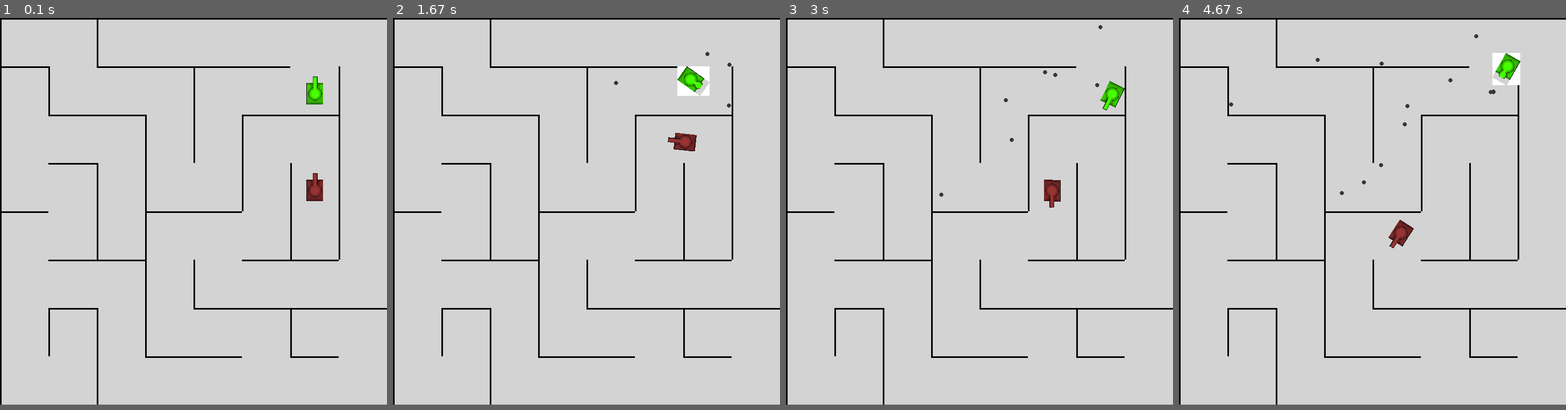
Above: before the commit, frames 1-4 (left to right).
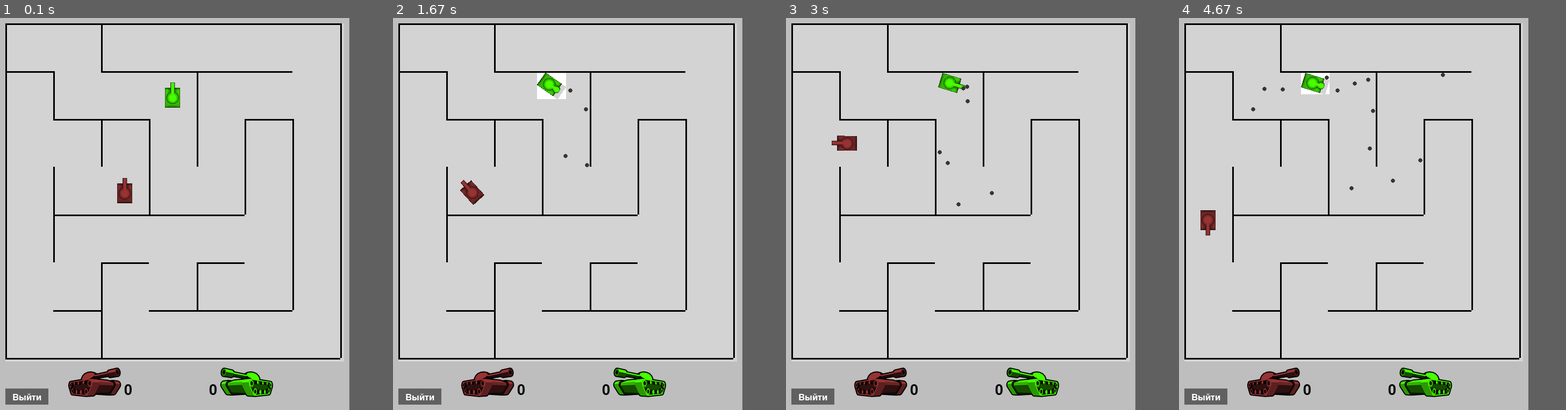
Above: after the commit, the same moments.

Repository: kapysha/TanksPyGame
Game: pygame game, started from main.py
Same seed, same stepped clock (60 frames per second), same inputs: the game is played once before the commit and once after it.
Inputs:
- Up to frame 1 (0.1 s): no input
- Up to frame 2 (1.67 s): hold Space 0.33-0.87 s; hold Left 0.33-0.87 s; hold Left 0.9-1.43 s; tap Space at 0.97, 1.27, 1.53 s; hold Down from 1.47 s (still down)
- Up to frame 3 (3 s): release Down at 1.77 s; hold Left 1.8-2.2 s; tap Space at 1.87, 2.17, 2.3, 2.7 s; hold Up 2.23-2.6 s; hold Right from 2.63 s (still down)
- Up to frame 4 (4.67 s): tap Space at 3, 3.37, 3.77, 4.07, 4.27, 4.57 s; release Right at 3.27 s; hold Down 3.3-3.67 s; hold Left 3.7-4.17 s; hold Right from 4.2 s (still down)
In our replay, the window is 720x720 before the commit and 650x730 after it. These sizes can differ from the game's own. Grey fills any space a smaller window leaves; there, only what the larger window draws over its background counts as a difference.

The runs differ from the first frame. In frame 1, 9.4% of the frame differs, in the area x 0-100%, y 0-99%; in frame 2, 10%; in frame 3, 9.5%; in frame 4, 10%.

Commit message:
Сделал почти всю игру. (без меню)

Diff:
--- a/ai_tank.py
+++ b/ai_tank.py
@@ -1,6 +1,5 @@
 from collections import deque
 import pygame
-
 from globals import load_image, all_sprites, ai_group, TILE, walls_group_horizontal, walls_group_vertical
 from tank import Tank
 
@@ -56,9 +55,9 @@
 
     def __init__(self, graph, target):
         super().__init__(all_sprites, ai_group)
-        self.tanks_images = [load_image('tanks/tank_1.png', (152, 51, 51, 0)),
-                             load_image('tanks/tank_2.png', (152, 51, 51, 0)),
-                             load_image('tanks/tank_3.png', (152, 51, 51, 0))]
+        self.fire_frames = [load_image('tanks/tank_1.png', (152, 51, 51, 0))[0],
+                            load_image('tanks/tank_2.png', (152, 51, 51, 0))[0],
+                            load_image('tanks/tank_3.png', (152, 51, 51, 0))[0]]
         self.original_image = AITank.original_image
         self.image = self.original_image
         self.mask = pygame.mask.from_surface(self.image)
@@ -72,8 +71,8 @@
         self.time_since_last_path = 0.0  # Таймер для обновления пути
 
         self.shooting_range = 350  # Пиксели
-        self.shooting_angle_threshold = 20  # Градусы
-        self.shoot_cooldown = 1.0
+        self.shooting_angle_threshold = 60  # Градусы
+        self.shoot_cooldown = 0.3
         self.time_since_last_shot = 0.0  # Таймер
 
     def find_grid_position(self, pos):
@@ -105,15 +104,17 @@
 
             if distance < 5:
                 self.path_index += 1
-                return
+                angle = 1
+            else:
+                angle = 5
 
             desired_angle = direction_vector.angle_to(
                 pygame.math.Vector2(0, -1))  # под каким углом направлен direction_vector относительно "вверх"
             angle_diff = (desired_angle - self.angle + 180) % 360 - 180  # Чтобы в диапазоне от 180 до -180
 
-            if angle_diff > 5:
+            if angle_diff > angle:
                 self.rotate('left', delta_time)
-            elif angle_diff < -5:
+            elif angle_diff < -angle:
                 self.rotate('right', delta_time)
             else:
                 self.angle = desired_angle
@@ -152,6 +153,9 @@
         return True  # Нет стен
 
     def update(self, delta_time, keys_pressed):
+        if not self.target.alive():
+            return  # Не делаем ничего, если цель уничтожена
+
         self.time_since_last_path += delta_time
         if self.time_since_last_path >= self.path_update_interval:
             self.update_path()
@@ -170,5 +174,7 @@
             self.fire_bullet(owner='ai')
             self.time_since_last_shot = 0.0
 
+        super().update(delta_time, None)
+
     def distance_to_player(self):
         return (self.pos - self.target.pos).length()
--- a/globals.py
+++ b/globals.py
@@ -1,7 +1,7 @@
 import pygame
 
-RES = WIDTH, HEIGHT = 720, 720
-TILE = 90
+RES = WIDTH, HEIGHT = 630, 630
+TILE = 89
 cols, rows = WIDTH // TILE, HEIGHT // TILE
 
 pygame.init()
@@ -17,12 +17,12 @@
 ai_group = pygame.sprite.Group()
 pygame.mixer.init(frequency=44100, size=-16, channels=2, buffer=512)
 bullet_sound = pygame.mixer.Sound('sounds/bullet.ogg')
+kill_sound = pygame.mixer.Sound('sounds/kill.ogg')
 
 
 def load_image(path: str, rgb: tuple):
     image = pygame.image.load(path).convert_alpha()
     image.set_colorkey((255, 255, 255))
-    image = pygame.transform.scale(image, (31, 52))
     green_overlay = pygame.Surface(image.get_size(), pygame.SRCALPHA)
     green_overlay.fill(rgb)  # (R, G, B, A) – A=100 для прозрачности
     image.blit(green_overlay, (0, 0), special_flags=3)
--- a/main.py
+++ b/main.py
@@ -1,47 +1,131 @@
+import time
 import pygame
 from generate_maze import grid_cells
 from ai_tank import build_graph, AITank
 from tank import Tank
 from generate_maze import generate_maze
-from globals import all_sprites, players_group, bullets_group, ai_group, cols, rows, screen, clock
+from globals import all_sprites, players_group, cols, rows, clock, bullets_group, ai_group, kill_sound, WIDTH, HEIGHT
 
 
 def main():
+    from particle import Explosion
+    pygame.font.init()
+
+    image_player_tank = Explosion.load_image_with_color('images/tank_player.png', (70, 255, 0, 0))
+    image_ai_tank = Explosion.load_image_with_color('images/tank_ai.png', (152, 51, 51, 0))
+
+    font = pygame.font.Font(None, 40)
+
+    player_wins = 0
+    ai_wins = 0
+
     generate_maze()
+
+    base_screen_size = (WIDTH, HEIGHT)
+    screen = pygame.Surface(base_screen_size)
+
+    additional_width = 20
+    additional_height = 100
+    big_screen_size = (WIDTH + additional_width, HEIGHT + additional_height)
+    big_screen = pygame.display.set_mode(big_screen_size)
+
+    button_width, button_height = 80, 30
+    button_x = 10
+    button_y = big_screen_size[1] - button_height - 10  # 20 пикселей от нижнего края
+    button_color = pygame.Color(96, 96, 96)
+    button_text_color = pygame.Color('white')
+    button_font = pygame.font.Font(None, 25)
+
+    def reset_battle():
+        nonlocal tank, ai_tank
+        tank.kill()
+        ai_tank.kill()
+        for bullet in bullets_group:
+            bullet.kill()
+        tank = Tank(all_sprites, players_group)
+        ai_tank = AITank(graph, tank)
 
     for cell in grid_cells:
         cell.draw()
 
     graph = build_graph(grid_cells, cols, rows)
+    tank = Tank(all_sprites, players_group)
+    ai_tank = AITank(graph, tank)
 
-    tank = Tank(all_sprites, players_group)
-    AITank(graph, tank)
+    frozen = False
+    freeze_start_time = None
+    freeze_duration = 5
 
     running = True
     while running:
         current_delta_time = clock.tick(60) / 1000
+
         for event in pygame.event.get():
             if event.type == pygame.QUIT:
                 running = False
             if event.type == pygame.KEYDOWN:
-                if event.key == pygame.K_SPACE:
+                if event.key == pygame.K_SPACE and not frozen:
                     tank.fire_bullet(owner='player')
 
-        all_sprites.update(current_delta_time, pygame.key.get_pressed())
+        if frozen:
+            if time.time() - freeze_start_time >= freeze_duration:
+                frozen = False
+                reset_battle()
+            all_sprites.update(current_delta_time, None)
+            screen.fill(pygame.Color('lightgrey'))
+            all_sprites.draw(screen)
+        else:
+            all_sprites.update(current_delta_time, pygame.key.get_pressed())
 
-        for bullet in bullets_group:
-            if bullet.owner == 'ai':
-                if pygame.sprite.spritecollide(bullet, players_group, False):
-                    print("В Игрока попали!")
-                    bullet.kill()
-            elif bullet.owner == 'player':
-                if pygame.sprite.spritecollide(bullet, ai_group, False):
-                    print("AI танк попали!")
-                    bullet.kill()
+            for bullet in bullets_group:
+                if bullet.owner == 'ai':
+                    if pygame.sprite.spritecollide(bullet, players_group, False):
+                        pos = tank.pos
+                        tank.kill()
+                        bullet.kill()
+                        kill_sound.play()
+                        Explosion(pos, (70, 255, 0, 0))
+                        ai_wins += 1
+                        frozen = True
+                        freeze_start_time = time.time()
 
-        screen.fill(pygame.Color('lightgrey'))
-        all_sprites.draw(screen)
+                elif bullet.owner == 'player':
+                    if pygame.sprite.spritecollide(bullet, ai_group, False):
+                        pos = ai_tank.pos
+                        ai_tank.kill()
+                        bullet.kill()
+                        kill_sound.play()
+                        Explosion(pos, (152, 51, 51, 0))
+                        player_wins += 1
+                        frozen = True
+                        freeze_start_time = time.time()
+
+            screen.fill(pygame.Color('lightgrey'))
+            all_sprites.draw(screen)
+
+        big_screen.fill('grey')
+
+        offset_x = (big_screen_size[0] - WIDTH) // 2
+        offset_y = 10
+
+        big_screen.blit(screen, (offset_x, offset_y))
+
+        big_screen.blit(image_player_tank, (WIDTH * 0.65, HEIGHT + 20))
+        big_screen.blit(image_ai_tank, (WIDTH * 0.2, HEIGHT + 20))
+
+        player_score_text = font.render(str(player_wins), True, pygame.Color('black'))
+        ai_score_text = font.render(str(ai_wins), True, pygame.Color('black'))
+
+        big_screen.blit(player_score_text, (WIDTH * 0.65 - 20, HEIGHT + 50))
+        big_screen.blit(ai_score_text, (WIDTH * 0.2 + 105, HEIGHT + 50))
+
+        pygame.draw.rect(big_screen, button_color, (button_x, button_y, button_width, button_height))
+        button_text = button_font.render('Выйти', True, button_text_color)
+        big_screen.blit(button_text, (button_x + (button_width - button_text.get_width()) // 2,
+                                      button_y + (button_height - button_text.get_height()) // 2 + 2))
+
         pygame.display.flip()
+
     pygame.quit()
 
 
--- a/menu.py
+++ b/menu.py
@@ -11,7 +11,6 @@
 font = pygame_menu.font.FONT_8BIT
 
 
-# Функции для кнопок
 def start_game():
     print("Game Started")
 
@@ -31,35 +30,33 @@
 
 # Функция для загрузки фона
 def load_background():
-    background_image = pygame.image.load('images/background.png')  # Укажи путь к своему фону
-    background_image = pygame.transform.scale(background_image, (WIDTH, HEIGHT))  # Масштабируем изображение
+    background_image = pygame.image.load('images/background.png')
+    background_image = pygame.transform.scale(background_image, (WIDTH, HEIGHT))
     return background_image
 
 
 # Функция для рисования экрана
 def draw_screen(screen):
     background_image = load_background()
-    screen.blit(background_image, (0, 0))  # Отображаем фон на экране
+    screen.blit(background_image, (0, 0))
     pygame.display.update()
 
 
 # Меню
-menu_theme = pygame_menu.themes.THEME_DARK.copy()  # Копируем стандартную темную тему
-menu_theme.title_background_color = DARK_GREY  # Фон заголовка
-menu_theme.title_font_color = WHITE  # Цвет шрифта заголовка
-menu_theme.widget_font_color = WHITE  # Цвет текста для кнопок
-menu_theme.widget_font = pygame.font.SysFont('Arial', 35)  # Шрифт для текста на кнопках
-menu_theme.widget_background_color = DARK_GREY  # Цвет фона кнопок
-menu_theme.widget_border_color = DARKER_GREY  # Цвет границ кнопок
-menu_theme.widget_border_width = 2  # Толщина границ кнопок
-menu_theme.widget_selected_background_color = LIGHT_GREY  # Цвет фона кнопки при наведении
-menu_theme.widget_selected_font_color = DARKER_GREY  # Цвет текста кнопки при наведении
+menu_theme = pygame_menu.themes.THEME_DARK.copy()
+menu_theme.title_background_color = DARK_GREY
+menu_theme.title_font_color = WHITE
+menu_theme.widget_font_color = WHITE
+menu_theme.widget_font = pygame.font.SysFont('Arial', 35)
+menu_theme.widget_background_color = DARK_GREY
+menu_theme.widget_border_color = DARKER_GREY
+menu_theme.widget_border_width = 2
+menu_theme.widget_selected_background_color = LIGHT_GREY
+menu_theme.widget_selected_font_color = DARKER_GREY
 
-# Создаем экран и меню
 screen = pygame.display.set_mode((WIDTH, HEIGHT))
 menu = pygame_menu.Menu("Main Menu", WIDTH, HEIGHT, theme=menu_theme)
 
-# Кнопки в меню
 menu.add.button("Играть", start_game)
 menu.add.button("Магазин", open_shop)
 menu.add.button("Настройки", open_settings)
--- /dev/null
+++ b/particle.py
@@ -0,0 +1,43 @@
+import pygame
+import random
+from globals import all_sprites
+
+
+class Particle(pygame.sprite.Sprite):
+    def __init__(self, pos, fragment_images):
+        super().__init__(all_sprites)
+        self.image = random.choice(fragment_images)
+        self.rect = self.image.get_rect(center=pos)
+        self.pos = pygame.math.Vector2(pos)
+        self.velocity = pygame.math.Vector2(
+            random.uniform(-1, 1), random.uniform(-1, 1)
+        ).normalize() * random.uniform(20, 30)  # Скорость от 20 до 30 пикселей
+        self.lifetime = random.uniform(0.5, 1.5)  # Время жизни частицы
+        self.spawn_time = pygame.time.get_ticks()
+
+    def update(self, delta_time, _):
+        self.pos += self.velocity * delta_time
+        self.rect.center = self.pos
+
+        if pygame.time.get_ticks() - self.spawn_time > self.lifetime * 1000:
+            self.kill()
+
+
+class Explosion:
+    def __init__(self, pos, rgb: tuple[int, int, int, int]):
+        self.particles = []
+        fragment_1 = self.load_image_with_color('fragments/fragment_1.png', rgb)
+        fragment_2 = self.load_image_with_color('fragments/fragment_2.png', rgb)
+        fragment_3 = self.load_image_with_color('fragments/fragment_3.png', rgb)
+        fragment_images = [fragment_1, fragment_2, fragment_3]
+        for _ in range(20):
+            particle = Particle(pos, fragment_images)
+            self.particles.append(particle)
+
+    @staticmethod
+    def load_image_with_color(path: str, rgb: tuple):
+        image = pygame.image.load(path).convert_alpha()
+        color_overlay = pygame.Surface(image.get_size(), pygame.SRCALPHA)
+        color_overlay.fill(rgb)  # (R, G, B, A)
+        image.blit(color_overlay, (0, 0), special_flags=3)
+        return image
--- a/tank.py
+++ b/tank.py
@@ -9,7 +9,7 @@
     image, original_image, mask = load_image('tanks/tank_1.png', (70, 255, 0, 0))
 
     def __init__(self, *groups):
-        super().__init__(*groups)  # Modified
+        super().__init__(*groups)
         self.fire_frames = [load_image('tanks/tank_1.png', (70, 255, 0, 0))[0],
                             load_image('tanks/tank_2.png', (70, 255, 0, 0))[0],
                             load_image('tanks/tank_3.png', (70, 255, 0, 0))[0]]
@@ -33,7 +33,6 @@
         self.rotation_speed = 220
 
     def check_collision(self, movement_vector) -> bool:
-        """Проверяет, есть ли столкновение с другими спрайтами с использованием масок"""
         new_pos = self.pos + movement_vector
         temp_rect = self.image.get_rect(center=new_pos)
         temp_sprite = pygame.sprite.Sprite()
@@ -77,14 +76,15 @@
 
                 collision = False
                 for sprite in all_sprites:
-                    if isinstance(sprite, Wall):
+                    if isinstance(sprite, Wall) or isinstance(sprite, Tank):
                         if pygame.sprite.collide_mask(temp_sprite, sprite):
                             collision = True
-                            break
+                            break  # Если столкновение, прекращаем проверку
 
                 if not collision:
                     return pos_x, pos_y
 
+            # Если не удалось найти подходящую позицию
             return TILE // 2, TILE // 2
         return TILE // 2, TILE // 2
 
@@ -111,7 +111,7 @@
         rotation_step = self.rotation_speed * delta_time
 
         if not self.is_moving_forward and self.is_moving:
-            rotation_step = -rotation_step
+            rotation_step = rotation_step  # Можно поставить "-" и будет инверсия при движении назад
 
         if direction == 'left':
             new_angle = (self.angle + rotation_step) % 360
@@ -158,17 +158,18 @@
             bullet_sound.play()
 
     def update(self, delta_time, keys_pressed):
-        self.is_moving = False
+        if keys_pressed:
+            self.is_moving = False
 
-        if keys_pressed[pygame.K_UP] and not keys_pressed[pygame.K_DOWN]:
-            self.move(forward=True, delta_time=delta_time)
-        elif keys_pressed[pygame.K_DOWN] and not keys_pressed[pygame.K_UP]:
-            self.move(forward=False, delta_time=delta_time)
+            if keys_pressed[pygame.K_UP] and not keys_pressed[pygame.K_DOWN]:
+                self.move(forward=True, delta_time=delta_time)
+            elif keys_pressed[pygame.K_DOWN] and not keys_pressed[pygame.K_UP]:
+                self.move(forward=False, delta_time=delta_time)
 
-        if keys_pressed[pygame.K_LEFT]:
-            self.rotate('left', delta_time=delta_time)
-        if keys_pressed[pygame.K_RIGHT]:
-            self.rotate('right', delta_time=delta_time)
+            if keys_pressed[pygame.K_LEFT]:
+                self.rotate('left', delta_time=delta_time)
+            if keys_pressed[pygame.K_RIGHT]:
+                self.rotate('right', delta_time=delta_time)
 
         if self.is_firing:
             self.fire_timer += delta_time
Binary file added: fragments/fragment_1.png
Binary file added: fragments/fragment_2.png
Binary file added: fragments/fragment_3.png
Binary file added: images/tank_ai.png
Binary file added: images/tank_player.png
Binary file changed: tanks/tank_1.png
Binary file changed: tanks/tank_2.png
Binary file changed: tanks/tank_3.png
Not shown, added: sounds/kill.ogg
